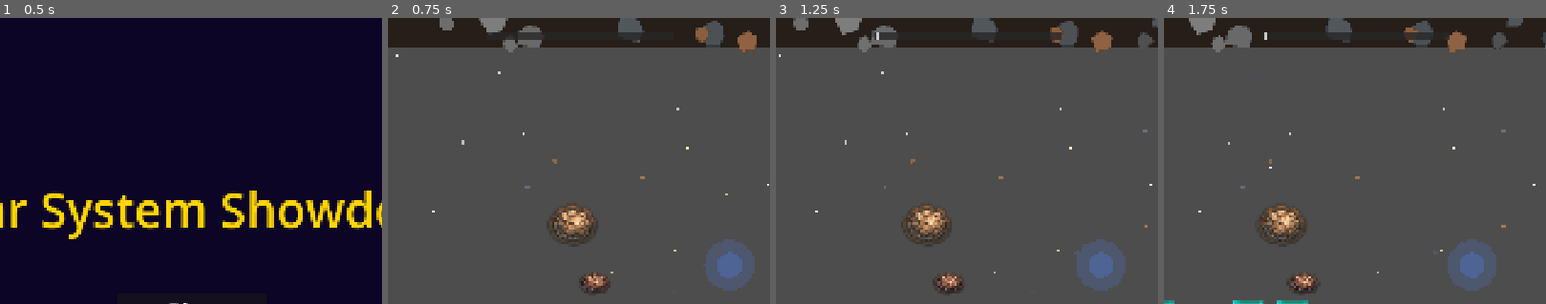
Above: before the commit, frames 1-4 (left to right).
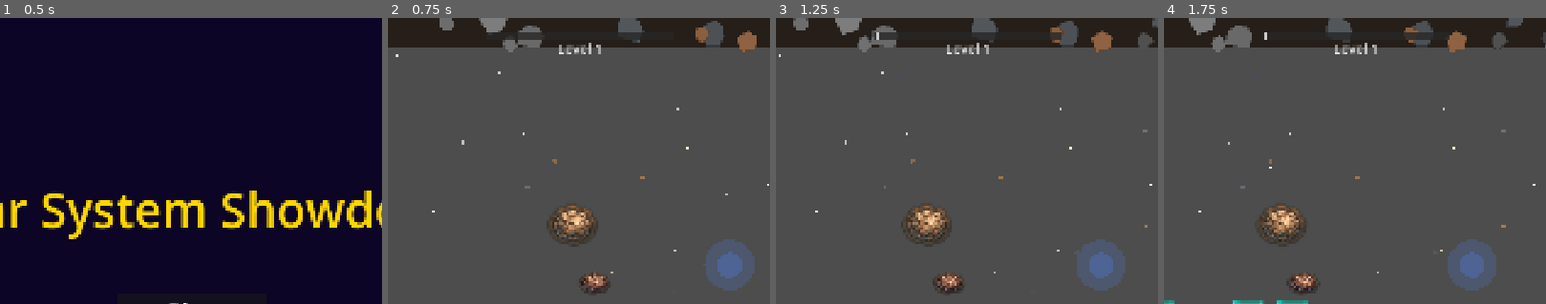
Above: after the commit, the same moments.

Repository: mattzollinhofer/space_scroller
Game: Godot game, scene res://scenes/ui/main_menu.tscn
Two runs of this game, one before a commit and one after it. Both use one fixed random seed, a clock stepped at 60 frames per second and the inputs below.
Inputs (mouse positions are % of the whole screen's width and height, from its top left):
- Up to frame 1 (0.5 s): no input
- Up to frame 2 (0.75 s): click "Play" at 0.5 s
- Up to frame 3 (1.25 s): no input
- Up to frame 4 (1.75 s): tap Enter at 1.25 s; drag from (97, 5) to (45, 36) at 1.27 s
The pictures show only the part of the screen within x 25-75%, y 0-50%; the shares and areas given below are measured in that part.

Frame 1 is identical in both runs. In frame 2, 0.2% of the frame differs, in the area x 44-56%, y 8-13%; in frame 3, 0.2%; in frame 4, 0.2%.

Commit message:
Show current level number below progress bar
Players can now see which level they're on during gameplay. The level
indicator displays "Level 1" below the progress bar and updates via
set_level() when the game progresses to new levels.

Co-Authored-By: Claude <noreply@anthropic.com>

Diff:
--- a/scenes/ui/progress_bar.tscn
+++ b/scenes/ui/progress_bar.tscn
@@ -41,3 +41,22 @@
 grow_horizontal = 2
 grow_vertical = 2
 color = Color(0.8, 0.8, 0.8, 1)
+
+[node name="LevelLabel" type="Label" parent="Container"]
+layout_mode = 1
+anchors_preset = 8
+anchor_left = 0.5
+anchor_top = 0.5
+anchor_right = 0.5
+anchor_bottom = 0.5
+offset_left = -100.0
+offset_top = 32.0
+offset_right = 100.0
+offset_bottom = 72.0
+grow_horizontal = 2
+grow_vertical = 2
+theme_override_colors/font_color = Color(0.9, 0.9, 0.9, 1)
+theme_override_font_sizes/font_size = 36
+text = "Level 1"
+horizontal_alignment = 1
+vertical_alignment = 1
--- a/scripts/ui/progress_bar.gd
+++ b/scripts/ui/progress_bar.gd
@@ -1,6 +1,7 @@
 extends CanvasLayer
 ## Progress bar UI that displays level progress (0-100%).
 ## Shows a horizontal bar that fills from left to right.
+## Also displays the current level number.
 
 ## Width of the progress bar in pixels
 @export var bar_width: float = 496.0
@@ -8,15 +9,22 @@
 ## Current progress value (0.0 to 1.0)
 var _progress: float = 0.0
 
+## Current level number
+var _current_level: int = 1
+
 ## Reference to the fill bar
 @onready var _fill: ColorRect = $Container/Fill
 
+## Reference to the level label
+@onready var _level_label: Label = $Container/LevelLabel
+
 
 func _ready() -> void:
-	# Start hidden, only show during gameplay
+	# Start visible, show during gameplay
 	visible = true
 	process_mode = Node.PROCESS_MODE_ALWAYS
 	_update_fill()
+	_update_level_label()
 
 
 ## Set the progress value (0.0 to 1.0)
@@ -30,6 +38,17 @@
 	return _progress
 
 
+## Set the current level number
+func set_level(level: int) -> void:
+	_current_level = max(1, level)
+	_update_level_label()
+
+
+## Get the current level number
+func get_level() -> int:
+	return _current_level
+
+
 func _update_fill() -> void:
 	if not _fill:
 		return
@@ -40,3 +59,10 @@
 	# Update fill bar size (offset_right is relative to anchor point)
 	# Background is -250 to +250 (500px), fill starts at -248 (with 2px margin)
 	_fill.offset_right = -248.0 + fill_width
+
+
+func _update_level_label() -> void:
+	if not _level_label:
+		return
+
+	_level_label.text = "Level %d" % _current_level
--- /dev/null
+++ b/tests/test_level_indicator.gd
@@ -0,0 +1,108 @@
+extends Node2D
+## Integration test: Level indicator shows "Level 1" near progress bar during gameplay.
+## Tests that the level indicator is visible and displays correctly.
+
+var _test_passed: bool = false
+var _test_failed: bool = false
+var _failure_reason: String = ""
+var _test_timeout: float = 3.0
+var _timer: float = 0.0
+
+var progress_bar: Node = null
+var level_label: Node = null
+
+
+func _ready() -> void:
+	print("=== Test: Level Indicator Display ===")
+
+	# Load and setup main scene to get all components
+	var main_scene = load("res://scenes/main.tscn")
+	if not main_scene:
+		_fail("Could not load main scene")
+		return
+
+	var main = main_scene.instantiate()
+	add_child(main)
+
+	# Find the progress bar in the scene
+	progress_bar = main.get_node_or_null("ProgressBar")
+	if not progress_bar:
+		_fail("ProgressBar node not found in main scene")
+		return
+
+	print("ProgressBar found: %s" % progress_bar.name)
+
+	# Find the level label in the progress bar
+	level_label = progress_bar.get_node_or_null("Container/LevelLabel")
+	if not level_label:
+		_fail("LevelLabel node not found in ProgressBar/Container")
+		return
+
+	print("LevelLabel found: %s" % level_label.name)
+
+	# Check if level label is visible
+	if not level_label.visible:
+		_fail("LevelLabel is not visible")
+		return
+
+	# Check if level label has correct text format
+	var label_text = level_label.text
+	print("LevelLabel text: '%s'" % label_text)
+
+	if not label_text.begins_with("Level"):
+		_fail("LevelLabel text should start with 'Level', got: '%s'" % label_text)
+		return
+
+	# Check for set_level method on progress bar
+	if not progress_bar.has_method("set_level"):
+		_fail("ProgressBar does not have 'set_level' method")
+		return
+
+	# Test set_level method
+	progress_bar.set_level(2)
+	await get_tree().process_frame
+
+	var updated_text = level_label.text
+	if updated_text != "Level 2":
+		_fail("After set_level(2), expected 'Level 2', got: '%s'" % updated_text)
+		return
+
+	# Reset back to level 1
+	progress_bar.set_level(1)
+	await get_tree().process_frame
+
+	var reset_text = level_label.text
+	if reset_text != "Level 1":
+		_fail("After set_level(1), expected 'Level 1', got: '%s'" % reset_text)
+		return
+
+	_pass()
+
+
+func _process(delta: float) -> void:
+	if _test_passed or _test_failed:
+		return
+
+	_timer += delta
+
+	# Check for timeout
+	if _timer >= _test_timeout:
+		if not _test_passed and not _test_failed:
+			_fail("Test timed out")
+
+
+func _pass() -> void:
+	_test_passed = true
+	print("=== TEST PASSED ===")
+	print("Level indicator displays 'Level 1' and set_level() works correctly.")
+	await get_tree().create_timer(0.5).timeout
+	get_tree().quit(0)
+
+
+func _fail(reason: String) -> void:
+	_test_failed = true
+	_failure_reason = reason
+	print("=== TEST FAILED ===")
+	print("Reason: %s" % reason)
+	await get_tree().create_timer(0.5).timeout
+	get_tree().quit(1)
--- /dev/null
+++ b/tests/test_level_indicator.tscn
@@ -0,0 +1,6 @@
+[gd_scene load_steps=2 format=3 uid="uid://test_level_indicator"]
+
+[ext_resource type="Script" path="res://tests/test_level_indicator.gd" id="1_test"]
+
+[node name="TestLevelIndicator" type="Node2D"]
+script = ExtResource("1_test")
Not shown, added: tests/test_game_over_main_menu.gd.uid
Not shown, added: tests/test_level_indicator.gd.uid
